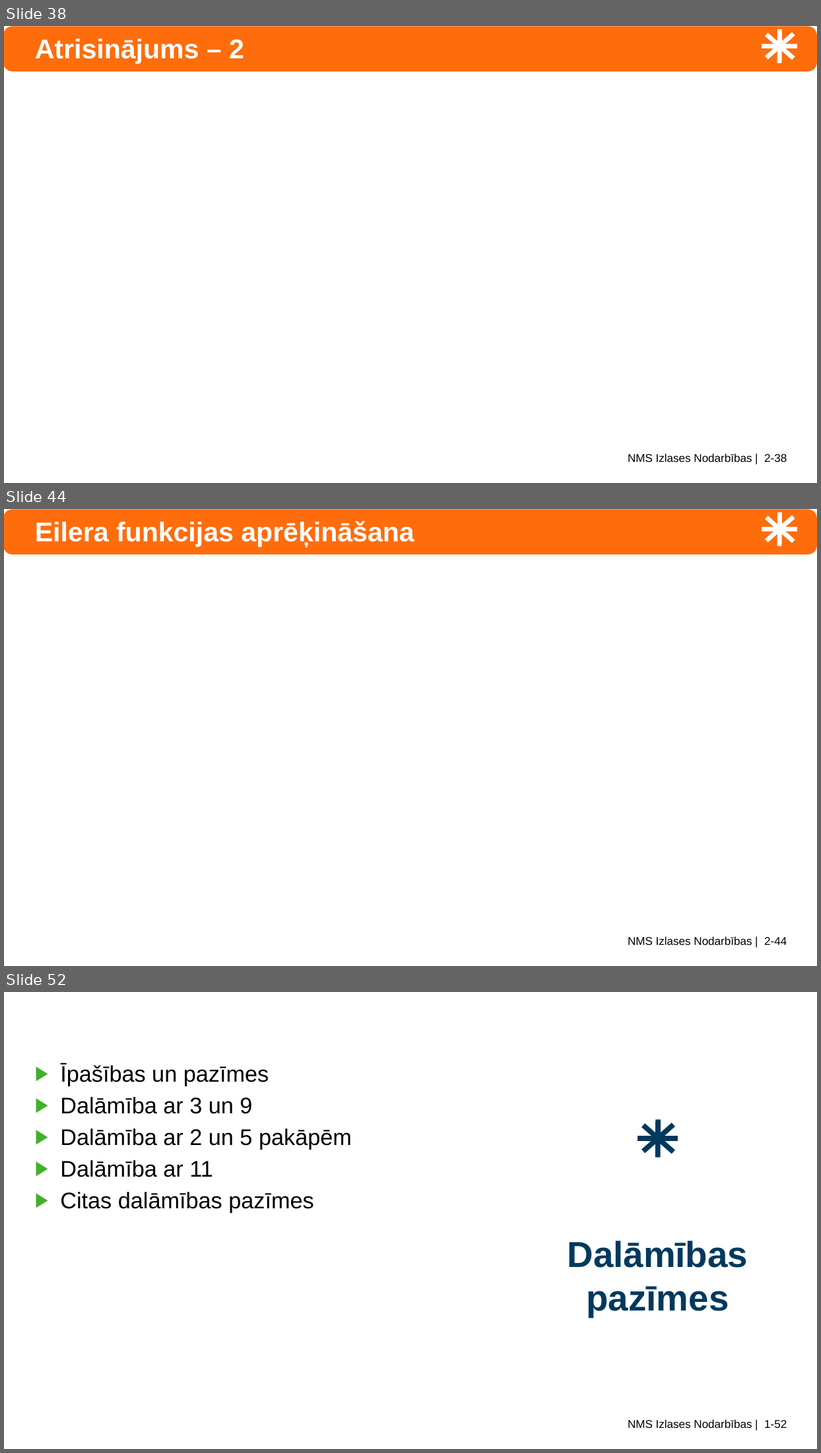
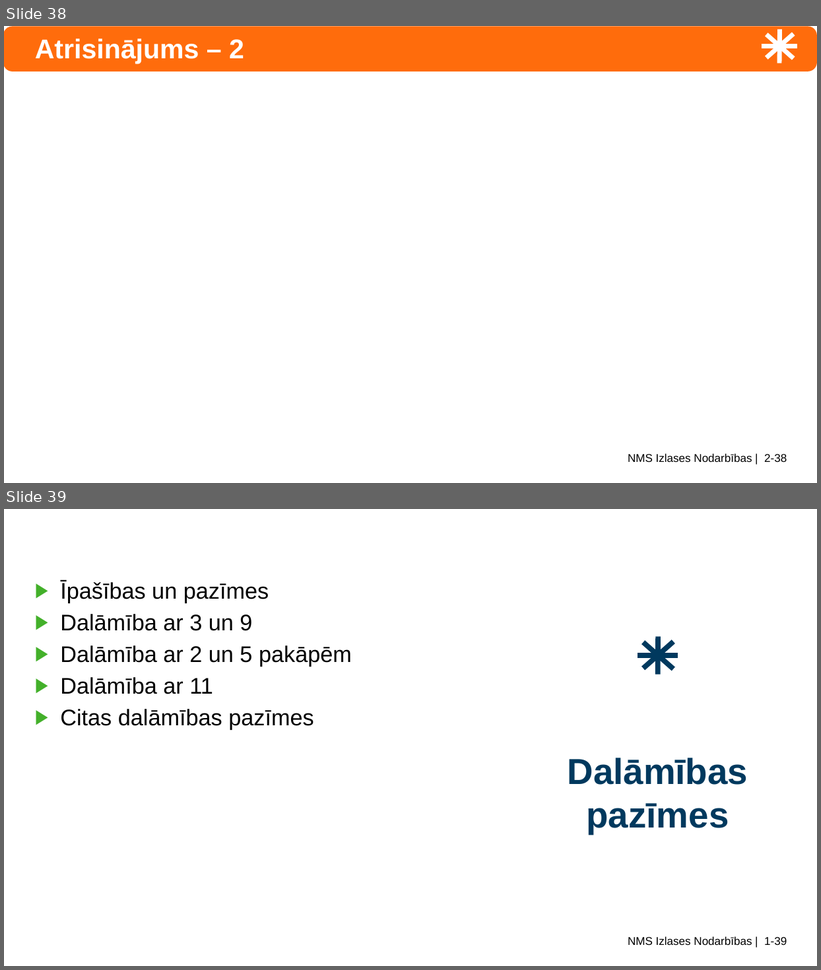
Before and after one commit to kapsitis/nms-courses, a slide deck: legacy-slides/ntjun02-modular-arithmetic.pptx. Shown one above the other, each under a label of ours: slides 38, 44 and 52 before the commit, slides 38 and 39 after it; the slides between them are not shown. The pictures are 821x1453 and 821x970 pixels, drawn with LibreOffice and Linux fonts; fonts in the diff are those of the drawing; grey boxes stand for pictures. Boxes give left, top, right and bottom in pixels: in the first picture for what was removed or moved away, otherwise in the second. Text is boxed around its words. In the diff, an @@ line names an element or a change of style, - is before the commit and + after.

```diff
--- a/legacy-slides/ntjun02-modular-arithmetic.pptx
+++ b/legacy-slides/ntjun02-modular-arithmetic.pptx
@@ slide 44 removed at (4,509,817,966), background #FFFFFF; not listed: 6 template elements that a slide beside it also shows @@
@@ title removed at (35,521,414,547) @@
-Eilera funkcijas aprēķināšana
@@ what was slide 52 is now slide 39 @@
@@ text at (628,937,787,945): text changed @@
-NMS Izlases Nodarbības | 1-52
+NMS Izlases Nodarbības | 1-39
```
Also in this commit, not shown: 14 slides changed, 12 other slides removed, 13 other files.
